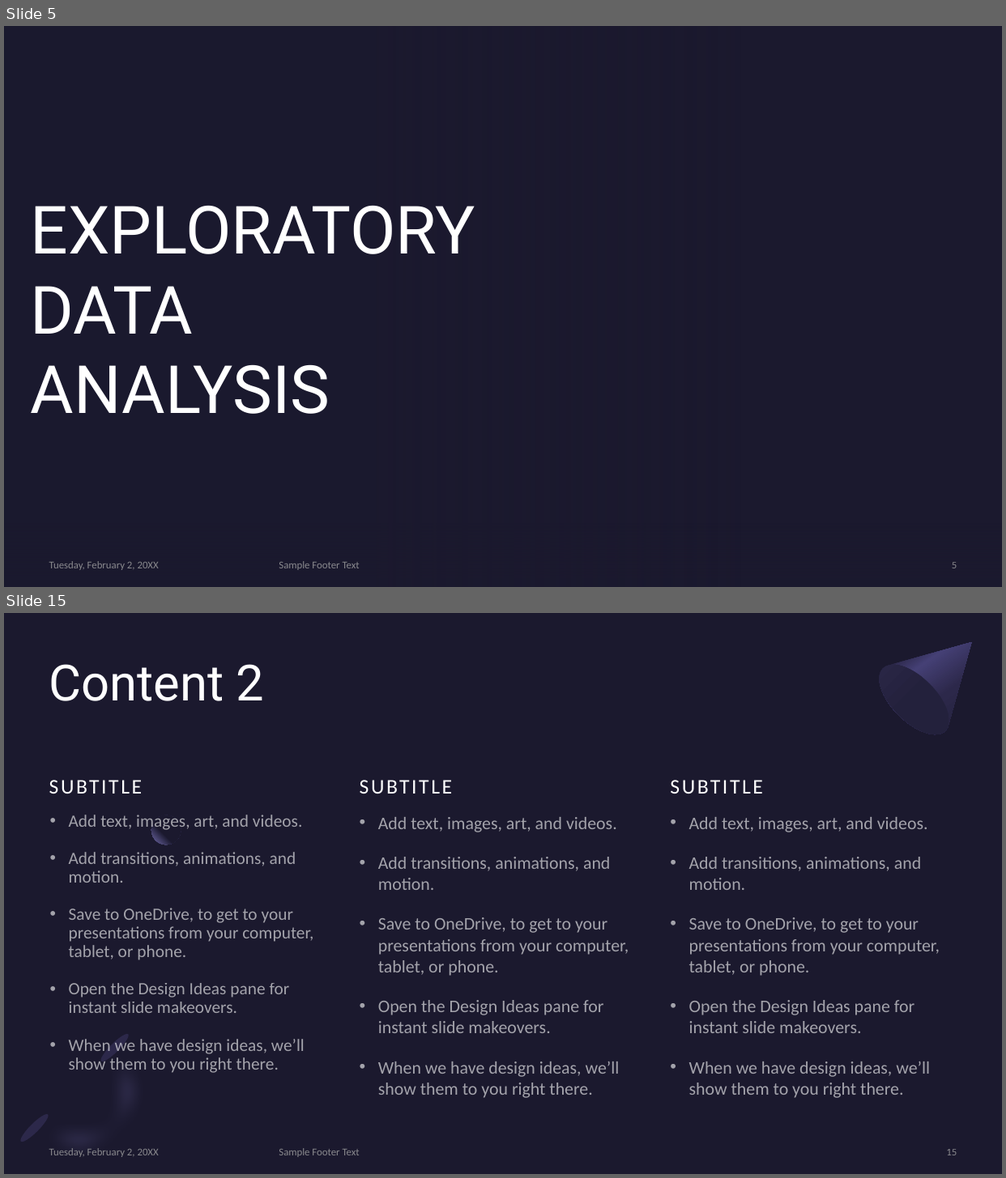
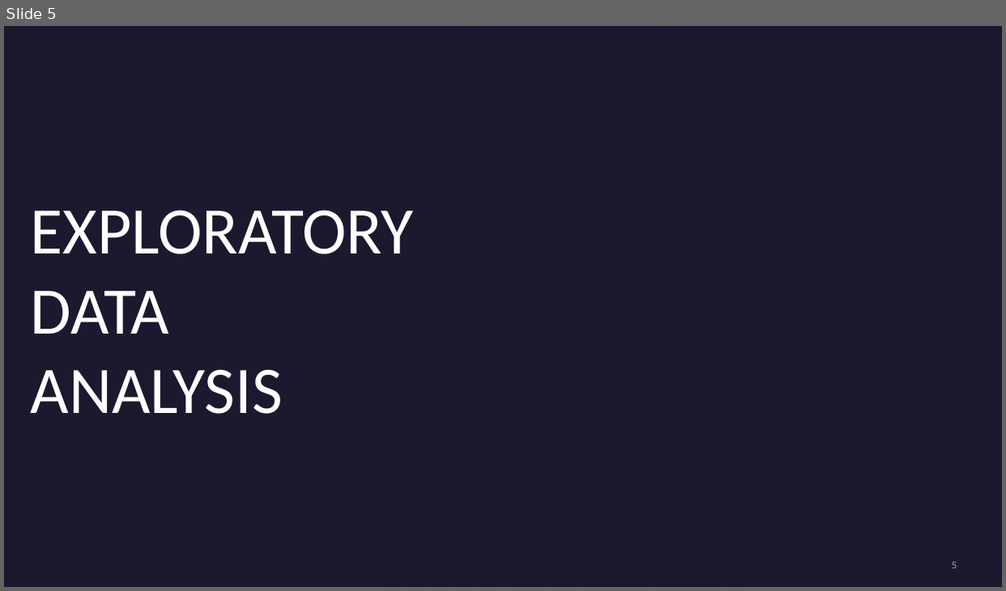
Before and after one commit to kwanda2426/kwanda_mlondi, a slide deck: STOCK MARKET INVESTMENT STRATEGY.pptx. Shown one above the other, each under a label of ours: slides 5 and 15 before the commit, slide 5 after it; the slides between them are not shown. The pictures are 1006x1178 and 1006x591 pixels, drawn with LibreOffice and Linux fonts; fonts in the diff are those of the drawing; background and template pictures are left out. Boxes give left, top, right and bottom in pixels: in the first picture for what was removed or moved away, otherwise in the second. Text is boxed around its words. In the diff, an @@ line names an element or a change of style, - is before the commit and + after.

```diff
--- a/STOCK MARKET INVESTMENT STRATEGY.pptx
+++ b/STOCK MARKET INVESTMENT STRATEGY.pptx
@@ slide 15 removed at bbox=[4, 613, 1002, 1174], background #1B192E @@
@@ freeform shape removed at bbox=[867, 613, 1002, 747] @@
@@ ellipse removed at bbox=[867, 653, 961, 747] @@
@@ title removed at bbox=[49, 664, 265, 701] @@
-Content 2
@@ text removed at bbox=[49, 755, 341, 798] @@
-SUBTITLE
@@ text removed at bbox=[360, 755, 651, 798] @@
-SUBTITLE
@@ text removed at bbox=[671, 755, 962, 798] @@
-SUBTITLE
@@ text removed at bbox=[69, 815, 313, 1073] @@
-• Add text, images, art, and videos.
-• Add transitions, animations, and motion.
-• Save to OneDrive, to get to your presentations from your computer, tablet, or phone.
-• Open the Design Ideas pane for instant slide makeovers.
-• When we have design ideas, we’ll show them to you right there.
@@ ellipse removed at bbox=[151, 815, 181, 845] @@
@@ text removed at bbox=[378, 817, 629, 1098] @@
-• Add text, images, art, and videos.
-• Add transitions, animations, and motion.
-• Save to OneDrive, to get to your presentations from your computer, tablet, or phone.
-• Open the Design Ideas pane for instant slide makeovers.
-• When we have design ideas, we’ll show them to you right there.
@@ text removed at bbox=[689, 817, 940, 1098] @@
-• Add text, images, art, and videos.
-• Add transitions, animations, and motion.
-• Save to OneDrive, to get to your presentations from your computer, tablet, or phone.
-• Open the Design Ideas pane for instant slide makeovers.
-• When we have design ideas, we’ll show them to you right there.
@@ freeform shape removed at bbox=[12, 1025, 184, 1174] @@
@@ ellipse removed at bbox=[98, 1032, 131, 1065] @@
@@ ellipse removed at bbox=[18, 1112, 51, 1145] @@
@@ text removed at bbox=[49, 1148, 159, 1157] @@
-Tuesday, February 2, 20XX
@@ text removed at bbox=[279, 1148, 360, 1157] @@
-Sample Footer Text
@@ page number removed at bbox=[946, 1149, 957, 1156] @@
-15
@@ slide 5 changed as well @@
@@ title "EXPLORATORY DATA ANALYSIS" at bbox=[31, 210, 414, 414]: font Roboto to Calibri @@
@@ page number at bbox=[952, 562, 957, 569]: text colour #A6A6A6 at 80% opacity to #A5A5A5 @@
@@ text removed at bbox=[49, 561, 159, 570] @@
-Tuesday, February 2, 20XX
@@ text removed at bbox=[279, 561, 360, 570] @@
-Sample Footer Text
```
Also in this commit, not shown: 5 other slides changed, 13 slides added, 10 other slides removed, 3 other files.
